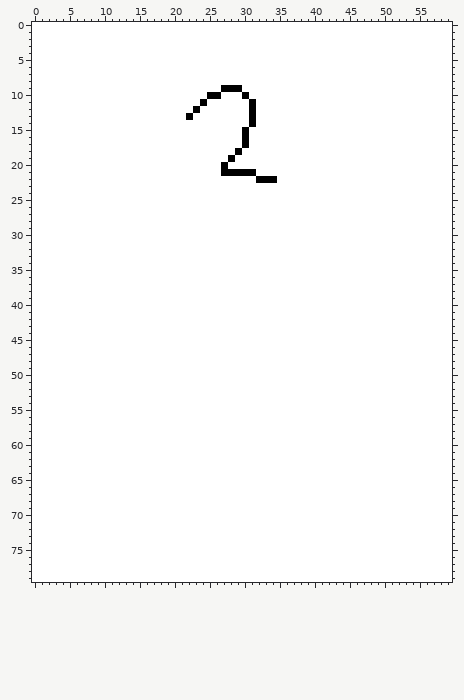
File history of a sprite sheet, Cliente/Cards/Card2.png. Above, as it was before the edit.
The file is 60x80 pixels.
New version:
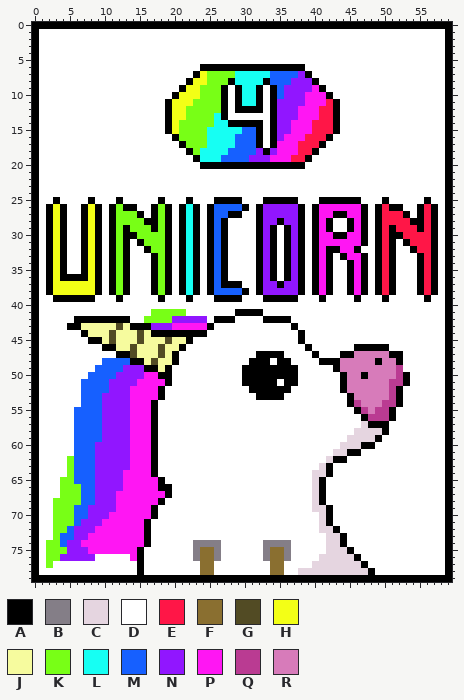
Palette (. is transparent): A #000000  B #847e87  C #e5d5e0  D #ffffff  E #ff1647  F #8a6f30  G #524b24  H #f3ff16  J #f6fb9e  K #78ff16  L #16fff3  M #1660ff  N #9116ff  P #ff16f3  Q #ba3b92  R #d77bba
Commit message: Added last needed cards for the game
What changed:
Changed rows in their new state; - is an unchanged pixel.
first column x 0:
 0 AAAAAAAAAAAAAAAAAAAAAAAAAAAAAAAAAAAAAAAAAAAAAAAAAAAAAAAAAAAA
 1 A----------------------------------------------------------A
 2 A----------------------------------------------------------A
 3 A----------------------------------------------------------A
 4 A----------------------------------------------------------A
 5 A----------------------------------------------------------A
 6 A-----------------------AAAAAAAAAAAAAAA--------------------A
 7 A----------------------AHKKKKLLLLLMMMMNA-------------------A
 8 A---------------------AHHKKKALLLLAMMMNNNA------------------A
 9 A--------------------AHHKKK-D-LLA-AMNNNNPA-----------------A
10 A-------------------AHHHKKKA-ALLA-AMNNNPPPA----------------A
11 A------------------AHHHKKKKA-ALLA-ANNNNPPPEA---------------A
12 A------------------AHHKKKKKA-AA-A-ANNNPPPEEA---------------A
13 A------------------AHHKKKKLA---D--ANNNPPPEEA---------------A
14 A------------------AHKKKKKLLAAA-A-ANNPPPEEEA---------------A
15 A------------------AHKKKKLLLLLMMA-ANNPPPEEEA---------------A
16 A-------------------AKKKKLLLLMMMA-ANPPPEEEA----------------A
17 A--------------------AKKKLLLLMMMA-APPPEEEA-----------------A
18 A---------------------AKLLLLMMMMNANPPPEEA------------------A
19 A----------------------ALLLMMMMNNNPPPEEA-------------------A
20 A-----------------------AAA-AAAAAAAAAAA--------------------A
21 A--------------------------DDDDD---------------------------A
22 A-------------------------------DDD------------------------A
23 A----------------------------------------------------------A
24 A----------------------------------------------------------A
25 A--A----A---A-----A---A---AAAA---AAAAA---AAAAAA---A-----A--A
26 A-AHA--AHA-AKAA--AKA-ALA-AMMMMA-ANNNNNA-APPPPPPA-AEAA--AEA-A
27 A-AHA--AHA-AKKKA-AKA-ALA-AMMAA--ANNNNNA-APPAAPPA-AEEEA-AEA-A
28 A-AHA--AHA-AKKKKAAKA-ALA-AMA----ANNANNA-APA--APA-AEEEEAAEA-A
29 A-AHA--AHA-AKAKKKAKA-ALA-AMA----ANA-ANA-APA--APA-AEAEEEAEA-A
30 A-AHA--AHA-AKAAKKKKA-ALA-AMA----ANA-ANA-APPAAPPA-AEAAEEEEA-A
31 A-AHA--AHA-AKA-AKKKA-ALA-AMA----ANA-ANA-APPPPPPA-AEA-AEEEA-A
32 A-AHA--AHA-AKA--AKKA-ALA-AMA----ANA-ANA-APAAPPA--AEA--AEEA-A
33 A-AHA--AHA-AKA---AKA-ALA-AMA----ANA-ANA-APA-APPA-AEA---AEA-A
34 A-AHA--AHA-AKA---AKA-ALA-AMA----ANA-ANA-APA--APA-AEA---AEA-A
35 A-AHA--AHA-AKA---AKA-ALA-AMA----ANA-ANA-APA--APA-AEA---AEA-A
36 A-AHAAAAHA-AKA---AKA-ALA-AMA----ANA-ANA-APA--APA-AEA---AEA-A
37 A-AHHHHHHA-AKA---AKA-ALA-AMAAA--ANNANNA-APA--APA-AEA---AEA-A
38 A-AHHHHHHA-AKA---AKA-ALA-AMMMMA-ANNNNNA-APA--APA-AEA---AEA-A
39 A--AAAAAA---A-----A---A---AAAA---AAAAA---A----A---A-----A--A
40 A----------------------------------------------------------A
41 A----------------KKKKK-------AAAA--------------------------A
42 A-----AAAAAAAA--KKKKNNNNN-AAA----AAAA----------------------A
43 A----AAJJJJJGJAAANNNPPPPPA-----------A---------------------A
44 A------AJJJGJJJGJAAAAAAAA-------------A--------------------A
45 A-------AAJGJJJGJJJGJJA---------------A--------------------A
46 A---------AAJJGJJJGJJA-----------------A------AAAAA--------A
47 A-----------AAGJJJGJA-----------AAAA----A---AARRRRRAA------A
48 A---------MMMMAAJGJJA----------AAA-AA----AAARRRRRARRA------A
49 A--------MMMMNNNAAJA----------AAAAAAAA-----ARRRRRRRRQ------A
50 A-------MMMMNNNNPPAA----------AAAAAAAA------ARRARRRRQA-----A
51 A------MMMMNNNNPPPPA----------AAAAA-AA------ARRRRRRQQA-----A
52 A------MMMMNNNPPPPA------------AAAAAA-------ARRRRRRQA------A
53 A------MMMNNNNPPPPA-------------AAAA---------ARRRRRQA------A
54 A------MMMNNNNPPPA---------------------------AQRRRQQA------A
55 A-----MMMMNNNNPPPA----------------------------AQRQQA-------A
56 A-----MMMMNNNNPPPA-----------------------------AQQQA-------A
57 A-----MMMMNNNNPPPA-----------------------------CAAA--------A
58 A-----MMMMNNNNPPPA----------------------------CCCCA--------A
59 A-----MMMMNNNNPPPA---------------------------CCCCA---------A
60 A-----MMMNNNNNPPPA--------------------------CCCAA----------A
61 A-----MMMNNNNNPPPA-------------------------CCAA------------A
62 A----KMMMNNNNNPPPA------------------------CAA--------------A
63 A----KMMMNNNNNPPPA-----------------------CA----------------A
64 A----KMMMNNNNPPPPA----------------------CCA----------------A
65 A---KKMMMNNNNPPPPPA---------------------CA-----------------A
66 A---KKKMMNNNNPPPPPAA--------------------CA-----------------A
67 A---KKKMMNNNPPPPPPPA--------------------CA-----------------A
68 A--KKKKMMNNNPPPPPPA---------------------CA-----------------A
69 A--KKKMMNNNNPPPPPA----------------------CCA----------------A
70 A--KKKMMNNNPPPPPPA-----------------------CA----------------A
71 A--KKKMNNNPPPPPPA------------------------CA----------------A
72 A--KKMNNNPPPPPPPA------------------------CCA---------------A
73 A--KMMNNPPPPPPPPA-------------------------CCA--------------A
74 A-KKMNNPPPPPPPPPA------BBBB------BBBB-----CCA--------------A
75 A-KKKNNNPPPPPPPA-------BFFB------BFFB-----CCCA-------------A
76 A-KKNNNNN-----PA-------BFFB------BFFB----CCCCCA------------A
77 A-K------------A--------FF--------FF----CCCCCCCA-----------A
78 A--------------A--------FF--------FF--CCCCCCCCCCA----------A
79 AAAAAAAAAAAAAAAAAAAAAAAAAAAAAAAAAAAAAAAAAAAAAAAAAAAAAAAAAAAA
